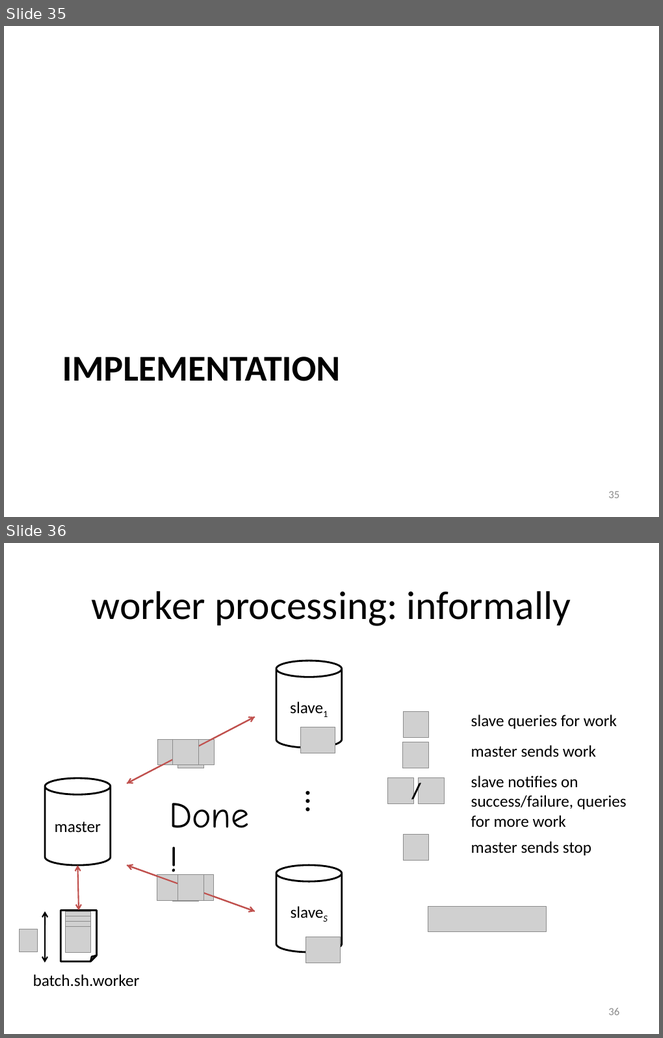
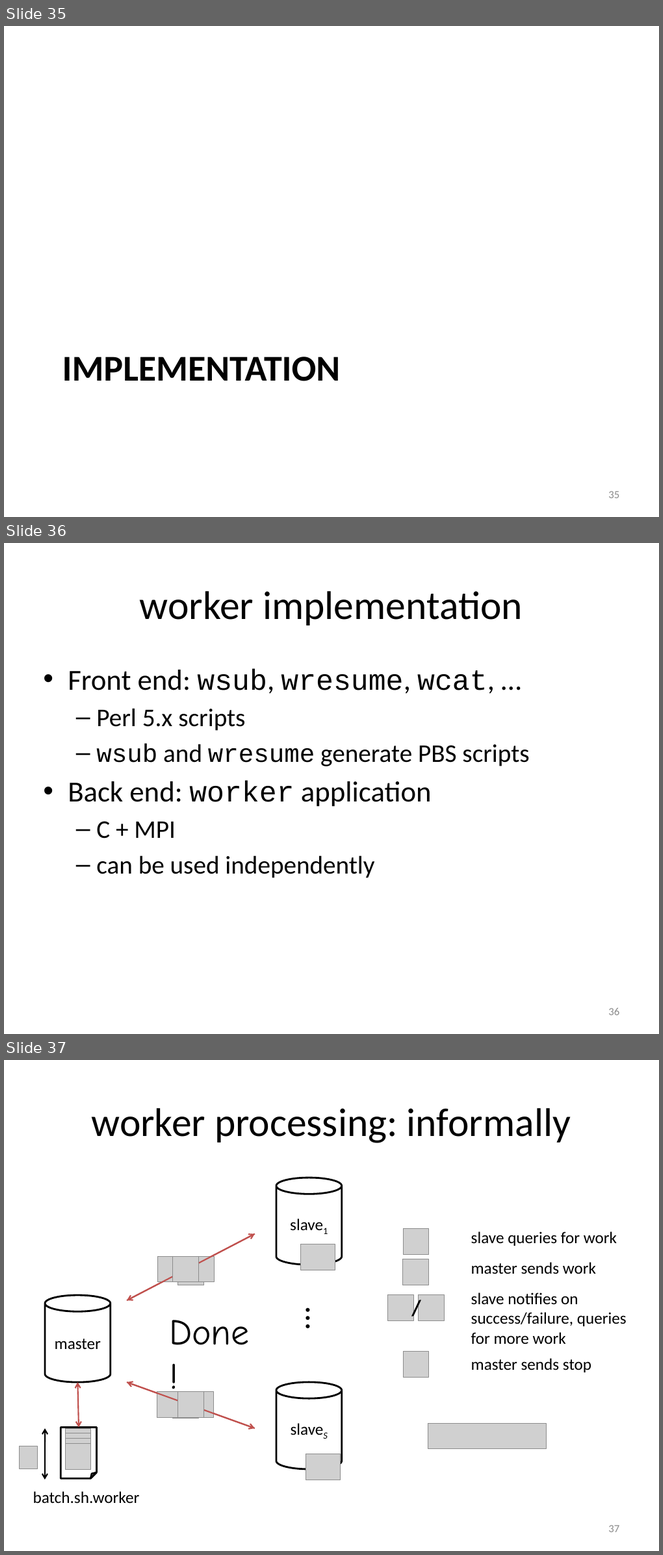
Before and after one commit to gjbex/worker, a slide deck: doc/worker.pptx. Shown one above the other, each under a label of ours: slides 35 and 36 before the commit, slides 35, 36 and 37 after it. The pictures are 663x1038 and 663x1555 pixels, drawn with LibreOffice and Linux fonts; fonts in the diff are those of the drawing; grey boxes stand for pictures; background and template pictures are left out. Boxes give left, top, right and bottom in pixels: in the first picture for what was removed or moved away, otherwise in the second. Text is boxed around its words. In the diff, an @@ line names an element or a change of style, - is before the commit and + after.

Commit message:
Add slide on tools for implmentatino

```diff
--- a/doc/worker.pptx
+++ b/doc/worker.pptx
@@ slide 36 added at (x1=4, y1=543, x2=659, y2=1034), background #FFFFFF @@
@@ title added at (x1=140, y1=591, x2=523, y2=626), 44 pt, text #000000 @@
+worker implementation
@@ text added at (x1=68, y1=669, x2=529, y2=878), 28 pt, text #000000 @@
+• Front end: wsub, wresume, wcat, …
+  – Perl 5.x scripts
+  – wsub and wresume generate PBS scripts
+• Back end: worker application
+  – C + MPI
+  – can be used independently
@@ page number added at (x1=608, y1=1008, x2=620, y2=1016), 12 pt, text #8C8C8C @@
+36
@@ what was slide 36 is now slide 37 @@
@@ page number at (x1=608, y1=1525, x2=620, y2=1533): text changed @@
-36
+37
```
